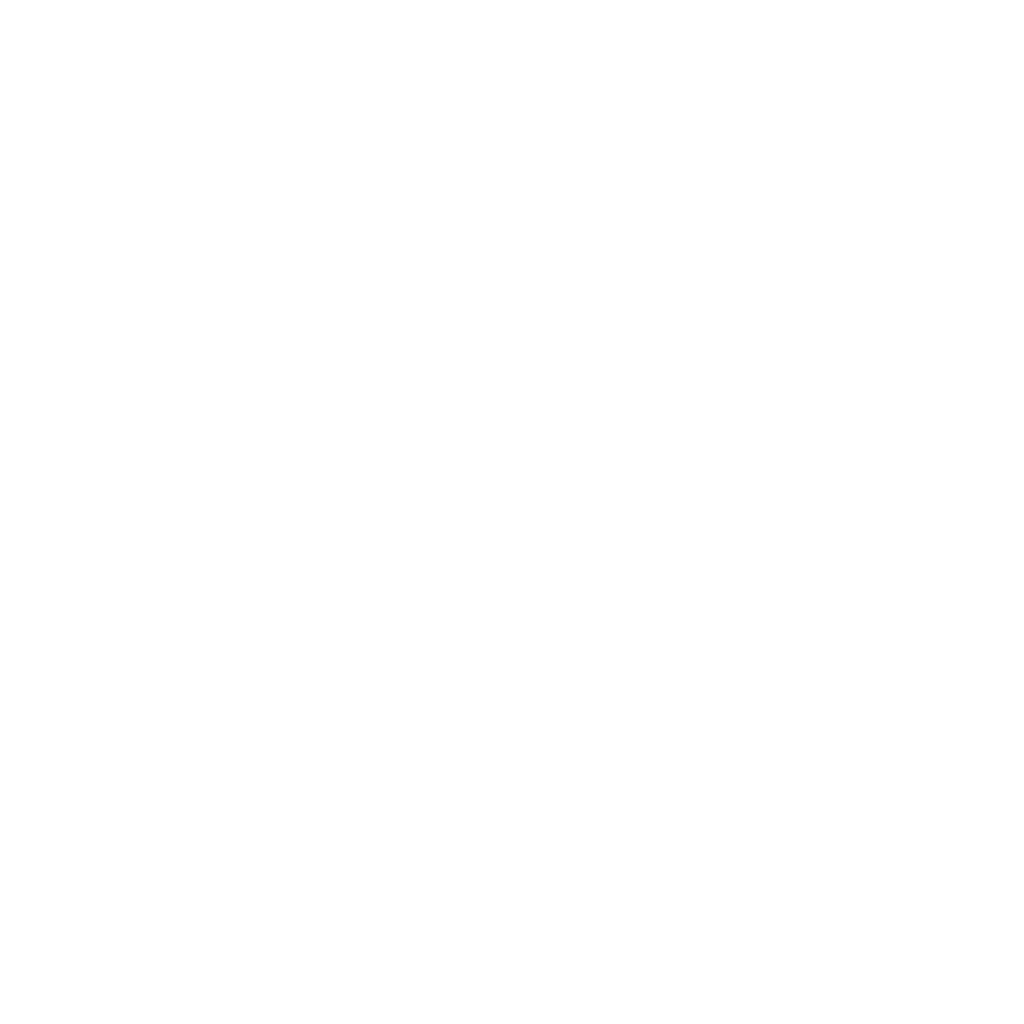
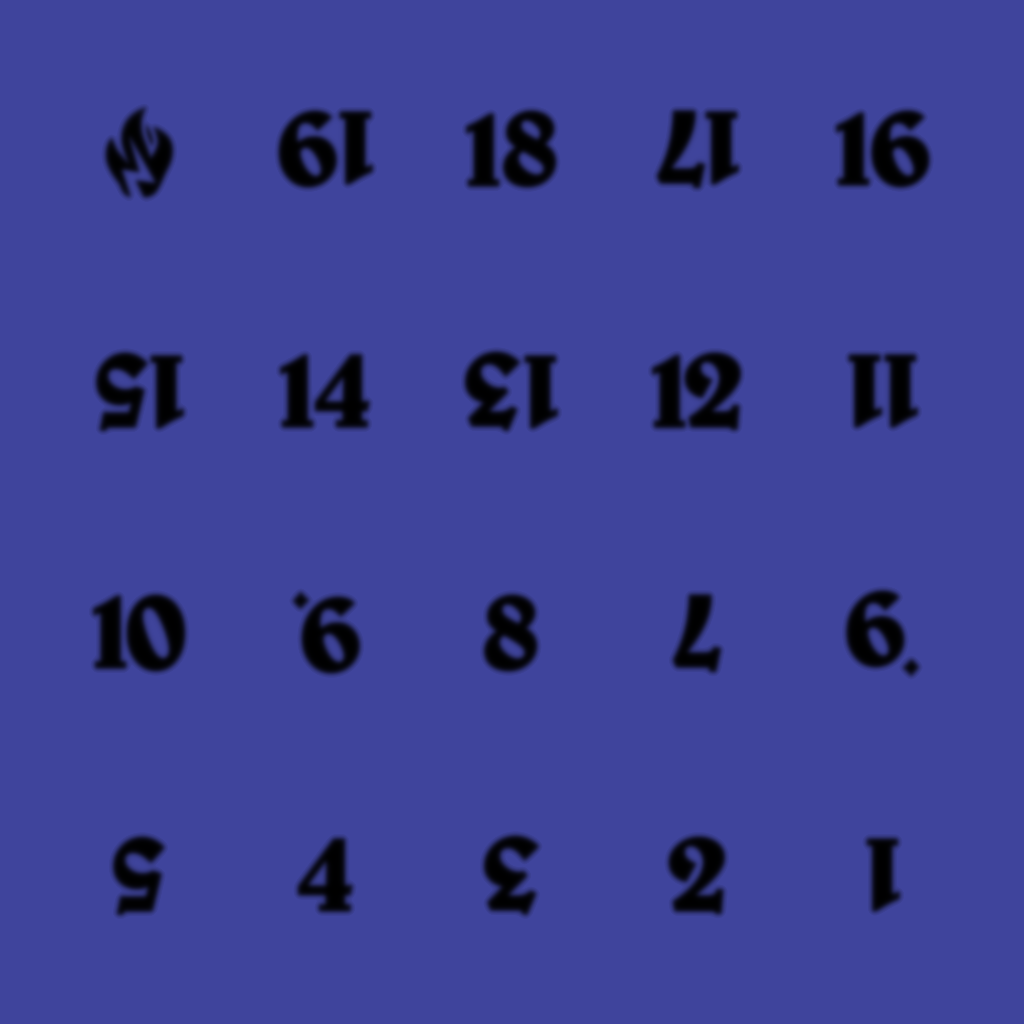
The second 1024 x 1024 image is a revision of the first. Changes to its layers:
hid "d20" over 74, 121, 948, 907
showed "MTG normals", painted on it over 84, 99, 939, 924
showed "Background copy" over 0, 0, 1024, 1024
